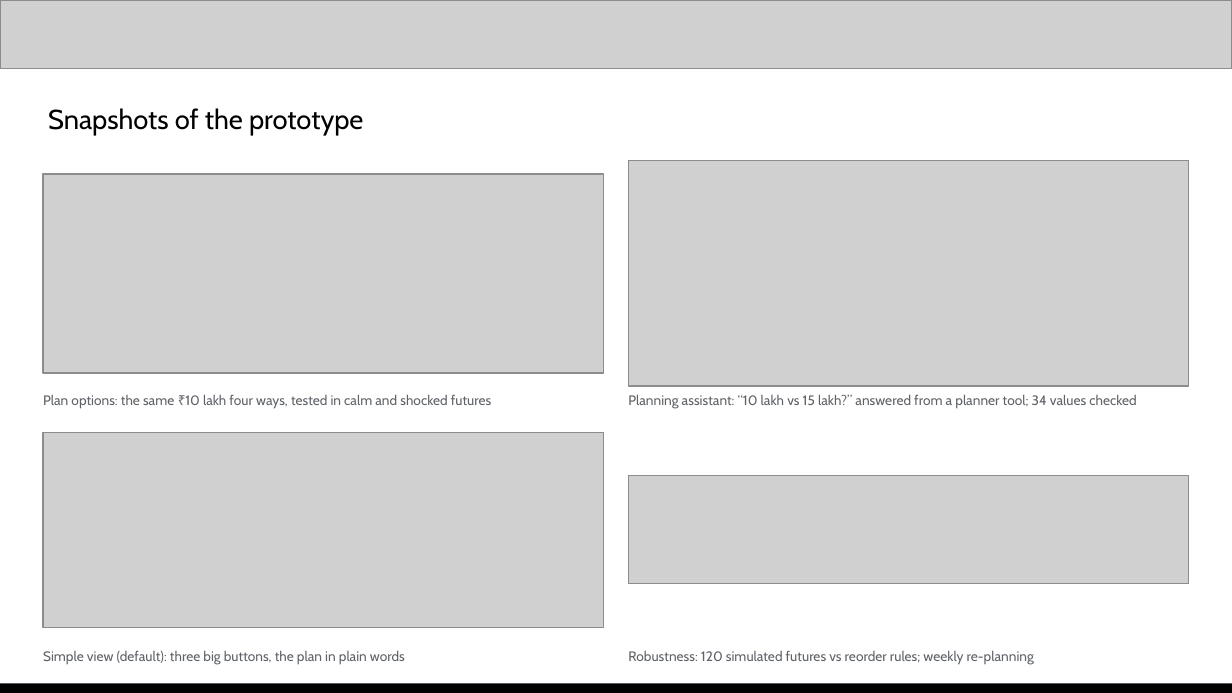
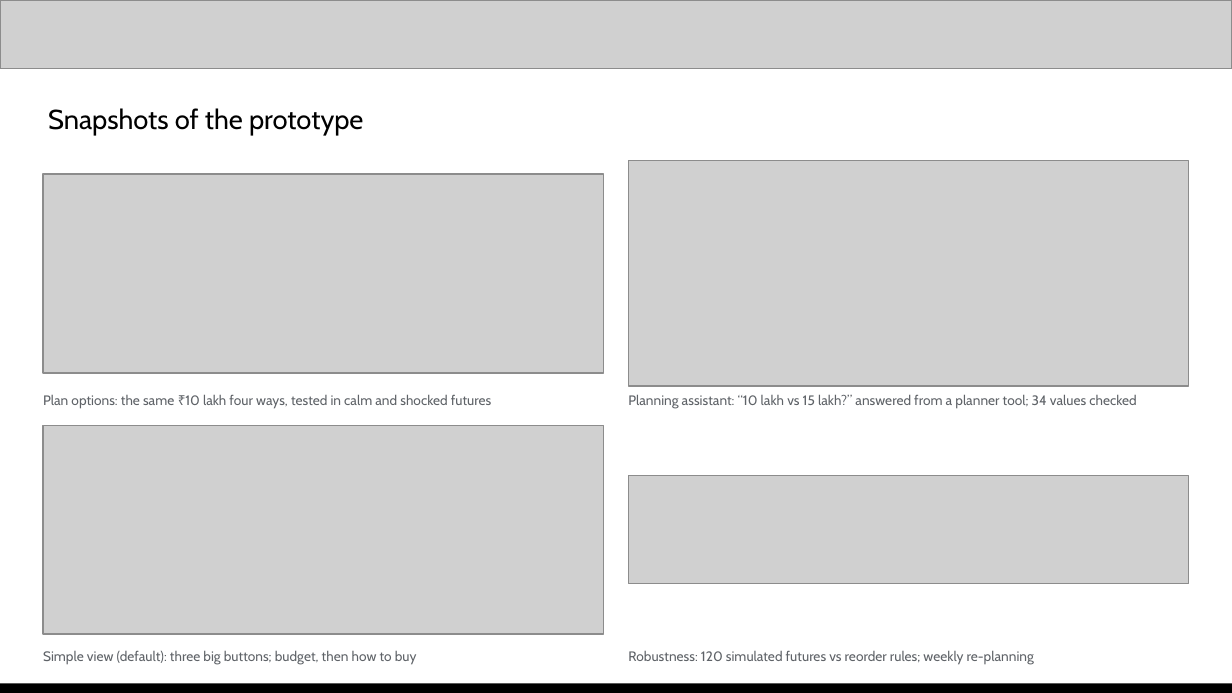
Before and after one commit to Xhahat/inventory-rescue, a slide deck: slide 10 of docs/Inventory_Rescue_AI_Builder_Cup.pptx. Drawn at 1232x693 pixels with LibreOffice and Linux fonts; fonts in the diff are those of the drawing; grey boxes stand for pictures. Boxes give left, top, right and bottom in pixels: in the first picture for what was removed or moved away, otherwise in the second. Text is boxed around its words. In the diff, an @@ line names an element or a change of style, - is before the commit and + after.

Commit message:
Simple view: choose how to buy next to the budget; sharper minimal design
The plan screen now asks 'How do you want to buy?' with four choices (all now,
in two steps, keep money aside, spend less). Each shows what is paid now, later
or kept for the typed budget, and the safest choice in the stress test is marked.
Restyled the Simple view with a neutral palette, line icons instead of emoji,
a dark primary tile and a status pill. Sale cards now explain waste, not stockout.

```diff
--- a/docs/Inventory_Rescue_AI_Builder_Cup.pptx
+++ b/docs/Inventory_Rescue_AI_Builder_Cup.pptx
@@ picture: place and size @@
-picture at [43,432,604,627]
+picture at [43,425,604,633]
@@ text at [43,650,417,665]: text changed @@
-Simple view (default): three big buttons, the plan in plain words
+Simple view (default): three big buttons; budget, then how to buy
```
Also in this commit, not shown: 8 other files.
